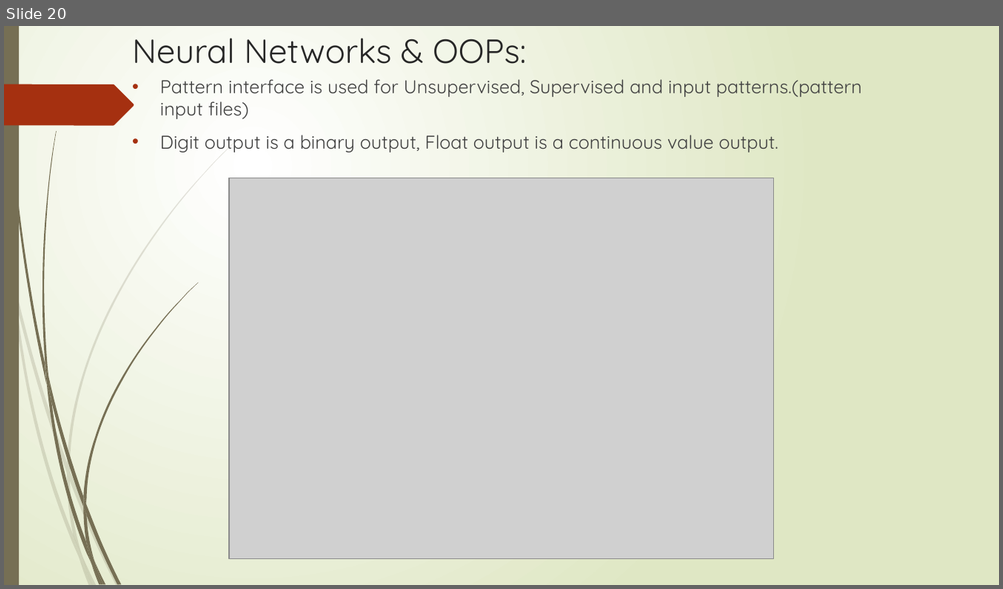
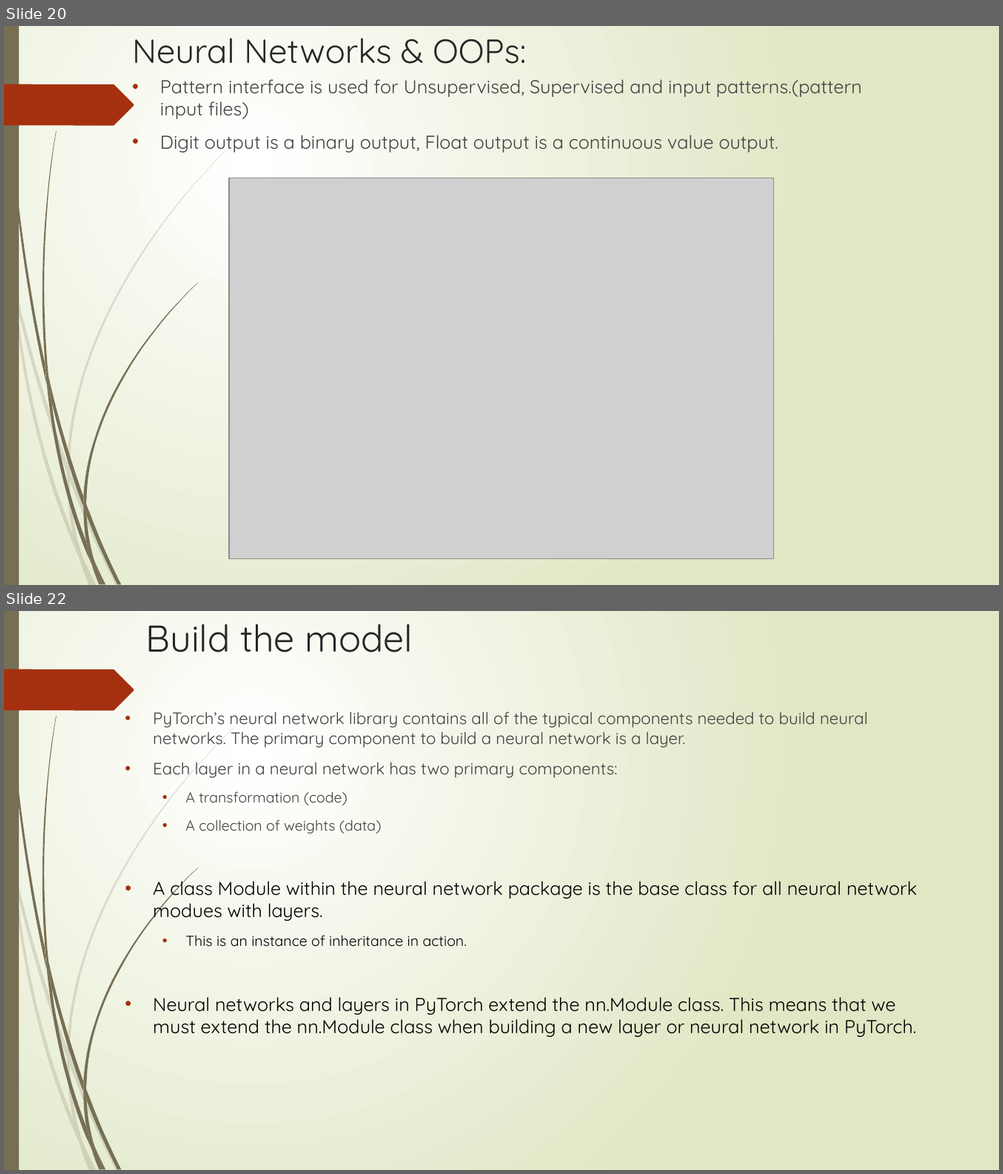
Before and after one commit to DivJAth/OOADPytorch, a slide deck: Grad_Presentation.pptx. Shown one above the other, each under a label of ours: slide 20 before the commit, slides 20 and 22 after it; the slides between them are not shown. The pictures are 1003x589 and 1003x1174 pixels, drawn with LibreOffice and Linux fonts; fonts in the diff are those of the drawing; grey boxes stand for pictures. Boxes give left, top, right and bottom in pixels: in the first picture for what was removed or moved away, otherwise in the second. Text is boxed around its words. In the diff, an @@ line names an element or a change of style, - is before the commit and + after.

```diff
--- a/Grad_Presentation.pptx
+++ b/Grad_Presentation.pptx
@@ slide 22 added at (4, 611, 999, 1170), background gradient #FFFFFF to #DFE8C4; not listed: 24 template elements that a slide beside it also shows @@
@@ title added at (146, 624, 413, 652), 36 pt, text #262626 @@
+Build the model
@@ text added at (153, 712, 916, 1037), 18 pt, text #000000 @@
+• PyTorch’s neural network library contains all of the typical components needed to build neural networks. The primary component to build a neural network is a layer.
+• Each layer in a neural network has two primary components:
+  • A transformation (code)
+  • A collection of weights (data)
+• A class Module within the neural network package is the base class for all neural network modues with layers.
+  • This is an instance of inheritance in action.
+• Neural networks and layers in PyTorch extend the nn.Module class. This means that we must extend the nn.Module class when building a new layer or neural network in PyTorch.
```
Also in this commit, not shown: 5 other slides added.
